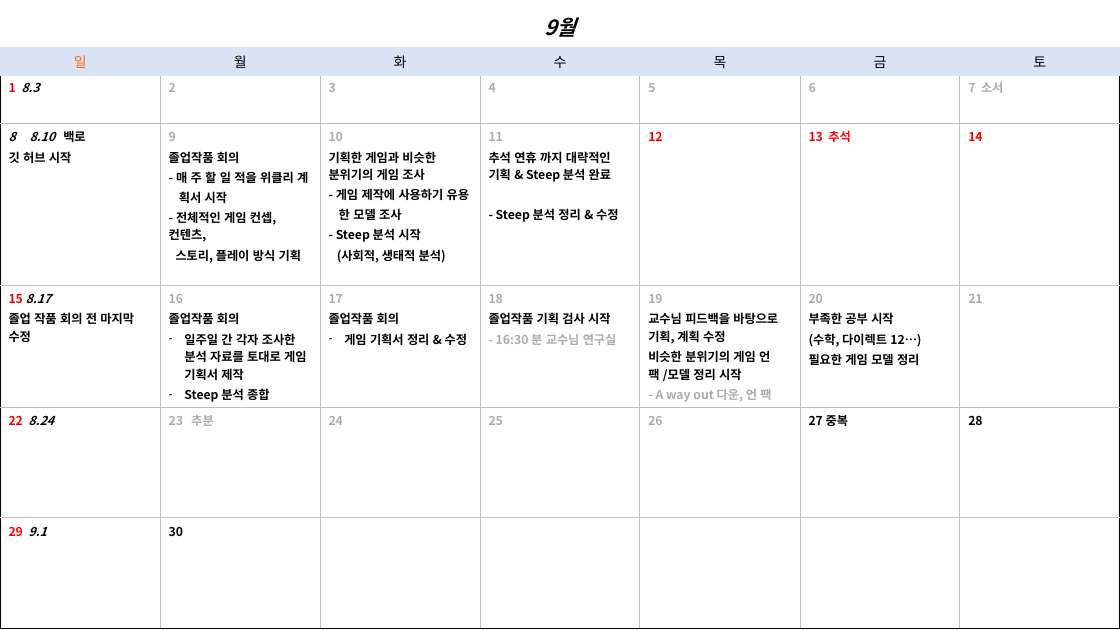
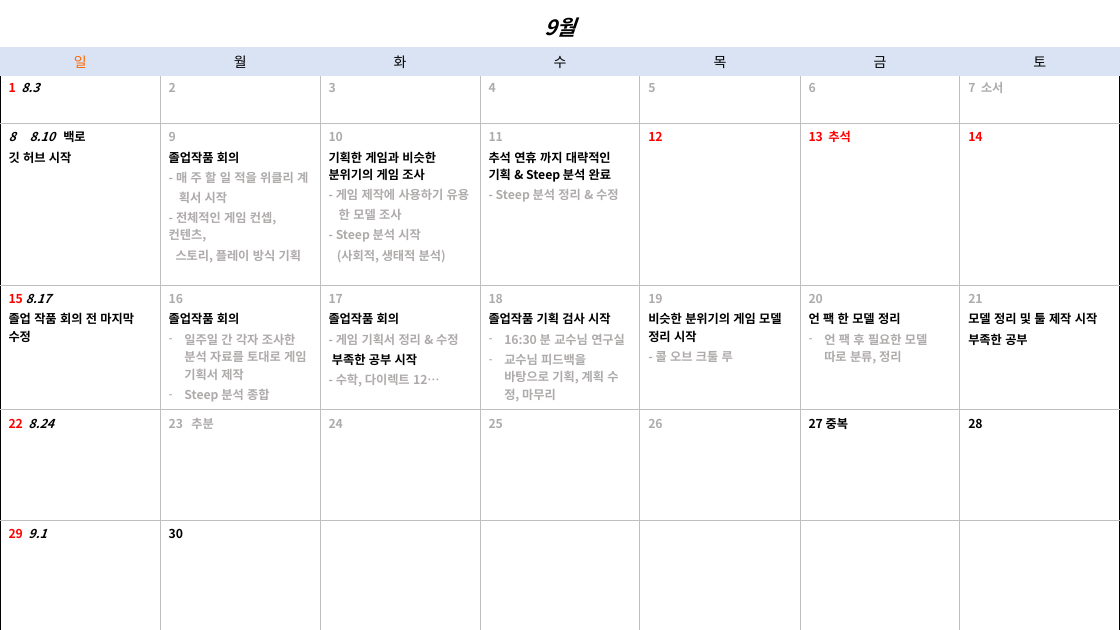
Before and after one commit to MinSyeoni/yodel-guardian, a slide deck: slide 1 of LSY_Weekly/졸작위클리플랜.pptx. Drawn at 1120x630 pixels with LibreOffice and Linux fonts; fonts in the diff are those of the drawing. Boxes give left, top, right and bottom in pixels: in the first picture for what was removed or moved away, otherwise in the second. Text is boxed around its words. In the diff, an @@ line names an element or a change of style, - is before the commit and + after.

```diff
--- a/LSY_Weekly/졸작위클리플랜.pptx
+++ b/LSY_Weekly/졸작위클리플랜.pptx
@@ table at box(0, 74, 1119, 582) @@
-row 3: 15 8.17 / 졸업 작품 회의 전 마지막 수정 | 16 / 졸업작품 회의 / 일주일 간 각자 조사한 분석 자료를 토대로 게임 기획서 제작 / Steep 분석 종합 | 17 / 졸업작품 회의 / 게임 기획서 정리 & 수정 | 18 / 졸업작품 기획 검사 시작 / - 16:30 분 교수님 연구실 | 19 / 교수님 피드백을 바탕으로 기획, 계획 수정 / 비슷한 분위기의 게임 언 팩 /모델 정리 시작 / - A way out 다운, 언 팩 | 20 / 부족한 공부 시작 / (수학, 다이렉트 12…) / 필요한 게임 모델 정리 | 21
+row 3: 15 8.17 / 졸업 작품 회의 전 마지막 수정 | 16 / 졸업작품 회의 / 일주일 간 각자 조사한 분석 자료를 토대로 게임 기획서 제작 / Steep 분석 종합 | 17 / 졸업작품 회의 / - 게임 기획서 정리 & 수정 / 부족한 공부 시작 / - 수학, 다이렉트 12… | 18 / 졸업작품 기획 검사 시작 / 16:30 분 교수님 연구실 / 교수님 피드백을 바탕으로 기획, 계획 수정, 마무리 | 19 / 비슷한 분위기의 게임 모델 정리 시작 / - 콜 오브 크툴 루 | 20 / 언 팩 한 모델 정리 / 언 팩 후 필요한 모델 따로 분류, 정리 | 21 / 모델 정리 및 툴 제작 시작 / 부족한 공부
@@ text colour #000000 to #AFABAB in "- 매 주 할 일 적을 위클리 ...", "획서 시작", "- 전체적인 게임 컨셉, 컨텐츠,", "스토리, 플레이 방식 기획" and 7 more places @@
```
